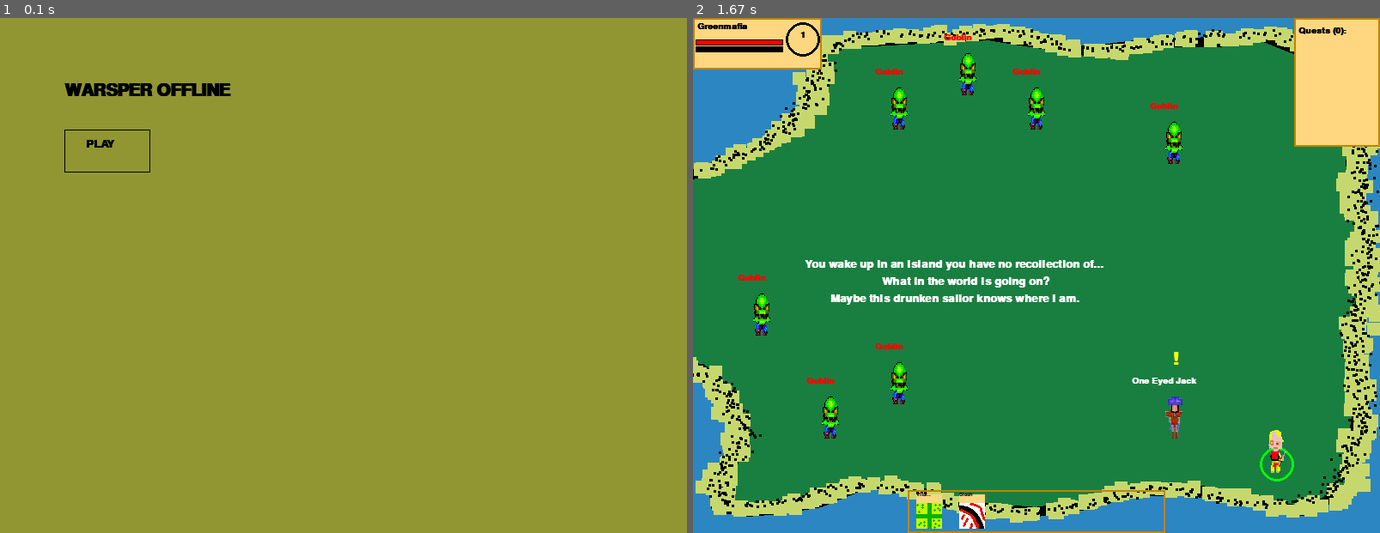
Above: before the commit, frames 1-2 (left to right).
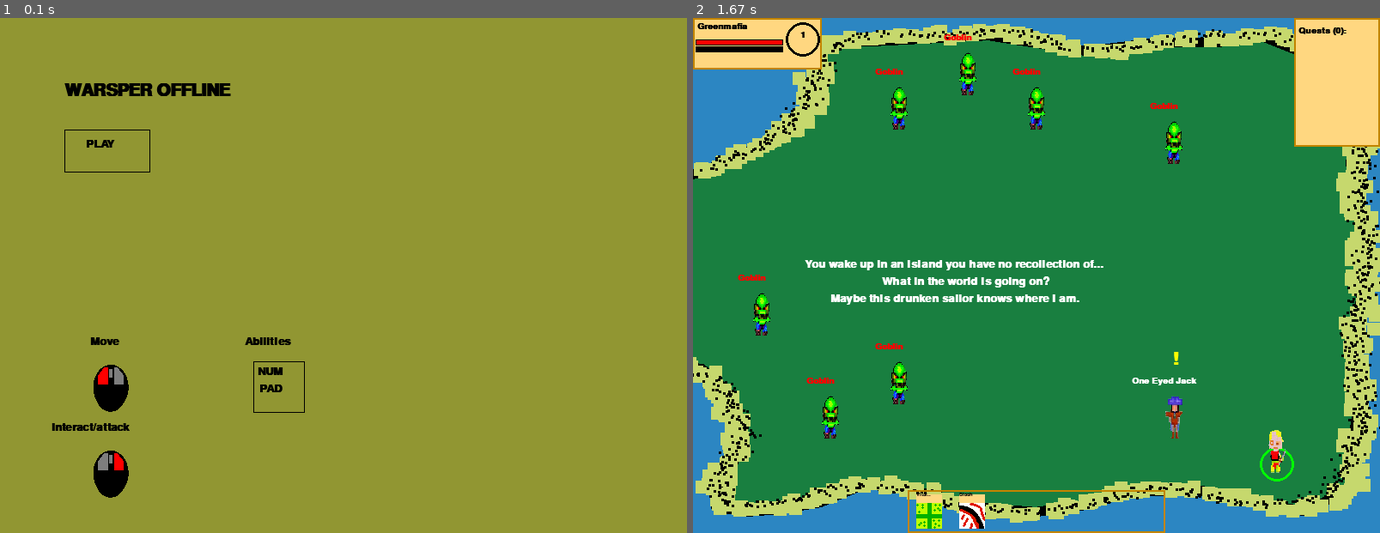
Above: after the commit, the same moments.

Repository: Lauri-Iivarinen/Pygame-WarspearOffline
Game: pygame game, started from main.py
The game is run twice, just before and just after one commit, with the same random seed, the same clock (stepped at 60 frames per second) and the same inputs.
Inputs:
- Up to frame 1 (0.1 s): no input
- Up to frame 2 (1.67 s): click "PLAY" at 0.38 s

The runs differ from the first frame. In frame 1, 1.1% of the frame differs, in the area x 7-45%, y 62-94%; in frame 2, nothing differs.

Commit message:
gameplay instructions and xp tuning

Diff:
--- a/classes/Drawing.py
+++ b/classes/Drawing.py
@@ -31,6 +31,24 @@
         play_frame = pygame.Rect(75, 130, 100, 50)
         play_txt = self.BIGFONT.render('PLAY', 1, 'black')
         self.WINDOW.blit(play_txt, (100,140))
+        l_guide = self.BIGFONT.render('Move', 1, 'black')
+        r_guide = self.BIGFONT.render('Interact/attack', 1, 'black')
+        l_click = pygame.transform.scale(pygame.image.load('assets/icons/L_click.png'), (60,60))
+        r_click = pygame.transform.scale(pygame.image.load('assets/icons/R_click.png'), (60,60))
+        self.WINDOW.blit(l_click, (100,400))
+        self.WINDOW.blit(r_click, (100, 500))
+        self.WINDOW.blit(l_guide, (105, 370))
+        self.WINDOW.blit(r_guide, (60, 470))
+
+        abilities = self.BIGFONT.render('Abilities', 1, 'black')
+        self.WINDOW.blit(abilities, (285, 370))
+        num_pad_border = pygame.Rect(295, 400, 60,60)
+        pygame.draw.rect(self.WINDOW, 'black', num_pad_border, 1)
+        num = self.BIGFONT.render('NUM', 1, 'black')
+        self.WINDOW.blit(num, (300, 405))
+        pad = self.BIGFONT.render('PAD', 1, 'black')
+        self.WINDOW.blit(pad, (302, 425))
+
         pygame.draw.rect(self.WINDOW, 'black', play_frame, 1)
         pygame.display.update()
 
--- a/classes/Map_room.py
+++ b/classes/Map_room.py
@@ -85,46 +85,46 @@
 
 quests = {
     'One Eyed Jack': [
-        Quest('Booze thiefs', 'kill', 'These slimey green idiots must have\nstolen my booze and drank it all.\n*hick*\nCan you punish these goblins for *hick*\nstealing my booze *hick*?', 'Kill 5 goblins.', 85, 5, ' Goblin'),
         Quest('Mystery island', 'lvl', 'You need to have more experience.\nExplore the island and get familiar\nwith its creatures. Only then can I tell you about\nthe secret of the island', 'Reach level 5.', 95, 5, '',1,1),
-        Quest('Love of my life', 'find', 'Please find my wife, Henneck\nShe is the love of my life.', 'Find Henneck.', 95, 1, 'Henneck',1,0),
+        Quest('Booze thiefs', 'kill', 'These slimey green idiots must have\nstolen my booze and drank it all.\n*hick*\nCan you punish these goblins for *hick*\nstealing my booze *hick*?', 'Kill 5 goblins.', 65, 5, ' Goblin'),
+        Quest('Love of my life', 'find', 'Please find my wife, Henneck\nShe is the love of my life.', 'Find Henneck.', 30, 1, 'Henneck',1,0),
         Quest('Mystery revealed', 'autocomplete', 'Its all a dream', 'Oh no...', 95, 1, '',5,1)
     ],
     'Henneck': [
         Quest('Pirates ahoy', 'kill', "I can't stand these nasty pirates\nPlease reduce their numbers for me.", 'Kill 4 pirates.', 85, 4, 'Pirate'),
-        Quest('No food for you!', 'find', 'Please tell Jack that I will not\ncome back untill he has sobered up.\nFurthermore I will not be cooking for him either', 'Return to Jack', 50, 1, 'One Eyed Jack', 1, 0, False, ['Love of my life'])
+        Quest('No food for you!', 'find', 'Please tell Jack that I will not\ncome back untill he has sobered up.\nFurthermore I will not be cooking for him either', 'Return to Jack', 30, 1, 'One Eyed Jack', 1, 0, False, ['Love of my life'])
     ]
 }
 
 in_process = {
     'Henneck' : [
-        Quest('Love of my life', 'find', 'Please find my wife, Henneck\nShe is the love of my life.', 'Find Henneck.', 95, 1, 'Henneck',1,0),
+        Quest('Love of my life', 'find', 'Please find my wife, Henneck\nShe is the love of my life.', 'Find Henneck.', 30, 1, 'Henneck',1,0),
     ],
     'One Eyed Jack': [
-        Quest('No food for you!', 'find', 'Please tell Jack that I will not\ncome back untill he has sobered up.\nFurthermore I will not be cooking for him either', 'Return to Jack', 50, 1, 'One Eyed Jack', 1, 0, False, ['Love of my life'])
+        Quest('No food for you!', 'find', 'Please tell Jack that I will not\ncome back untill he has sobered up.\nFurthermore I will not be cooking for him either', 'Return to Jack', 30, 1, 'One Eyed Jack', 1, 0, False, ['Love of my life'])
     ]
 }
 
 mobs = {
     '1': [
         Mob(False, 1000, 1000, 'One Eyed Jack', 0, quests['One Eyed Jack'], round_coord(560), round_coord(450), (100,100,255),'Unagh....\nHello you...\nhave you seen my booze?',200, True, in_process['One Eyed Jack']),
-        Mob(True, 80, 80,' Goblin', 35, [], round_coord(570), round_coord(110), (50,150,50)),
-        Mob(True, 80, 80,' Goblin', 35, [], round_coord(150), round_coord(450), (50,150,50)),
-        Mob(True, 80, 80,' Goblin', 35, [], round_coord(250), round_coord(75), (50,150,50)),
-        Mob(True, 80, 80,' Goblin', 35, [], round_coord(300), round_coord(50), (50,150,50)),
-        Mob(True, 80, 80,' Goblin', 35, [], round_coord(250), round_coord(400), (50,150,50)),
-        Mob(True, 80, 80,' Goblin', 35, [], round_coord(400), round_coord(80), (50,150,50)),
-        Mob(True, 80, 80,' Goblin', 35, [], round_coord(100), round_coord(300), (50,150,50)),
+        Mob(True, 80, 80,' Goblin', 25, [], round_coord(570), round_coord(110), (50,150,50)),
+        Mob(True, 80, 80,' Goblin', 25, [], round_coord(150), round_coord(450), (50,150,50)),
+        Mob(True, 80, 80,' Goblin', 25, [], round_coord(250), round_coord(75), (50,150,50)),
+        Mob(True, 80, 80,' Goblin', 25, [], round_coord(300), round_coord(50), (50,150,50)),
+        Mob(True, 80, 80,' Goblin', 25, [], round_coord(250), round_coord(400), (50,150,50)),
+        Mob(True, 80, 80,' Goblin', 25, [], round_coord(400), round_coord(80), (50,150,50)),
+        Mob(True, 80, 80,' Goblin', 25, [], round_coord(100), round_coord(300), (50,150,50)),
     ],
     '2':[
-        Mob(True, 80, 80,' Goblin', 35, [], round_coord(200), round_coord(200), (50,150,50)),
-        Mob(True, 80, 80,' Goblin', 35, [], round_coord(150), round_coord(150), (50,150,50)),
-        Mob(True, 110, 110, 'Pirate', 40, [], round_coord(600), round_coord(450), (0,0,0), '', 25),
-        Mob(True, 110, 110, 'Pirate', 40, [], round_coord(550), round_coord(400), (0,0,0), '', 25),
-        Mob(True, 110, 110, 'Pirate', 40, [], round_coord(500), round_coord(400), (0,0,0), '', 25),
-        Mob(True, 110, 110, 'Pirate', 40, [], round_coord(400), round_coord(450), (0,0,0), '', 25),
-        Mob(True, 110, 110, 'Pirate', 40, [], round_coord(550), round_coord(50), (0,0,0), '', 25),
-        Mob(True, 110, 110, 'Pirate', 40, [], round_coord(620), round_coord(100), (0,0,0), '', 25),
+        Mob(True, 80, 80,' Goblin', 25, [], round_coord(200), round_coord(200), (50,150,50)),
+        Mob(True, 80, 80,' Goblin', 25, [], round_coord(150), round_coord(150), (50,150,50)),
+        Mob(True, 110, 110, 'Pirate', 30, [], round_coord(600), round_coord(450), (0,0,0), '', 25),
+        Mob(True, 110, 110, 'Pirate', 30, [], round_coord(550), round_coord(400), (0,0,0), '', 25),
+        Mob(True, 110, 110, 'Pirate', 30, [], round_coord(500), round_coord(400), (0,0,0), '', 25),
+        Mob(True, 110, 110, 'Pirate', 30, [], round_coord(400), round_coord(450), (0,0,0), '', 25),
+        Mob(True, 110, 110, 'Pirate', 30, [], round_coord(550), round_coord(50), (0,0,0), '', 25),
+        Mob(True, 110, 110, 'Pirate', 30, [], round_coord(620), round_coord(100), (0,0,0), '', 25),
     ],
     '3': [
         Mob(False, 1000, 1000, 'Henneck', 0, quests['Henneck'], round_coord(260), round_coord(450), (100,100,255),'Is Jack still drunk?\n \n ',200, True, in_process['Henneck']),
Binary file added: assets/icons/L_click.png
Binary file added: assets/icons/R_click.png
